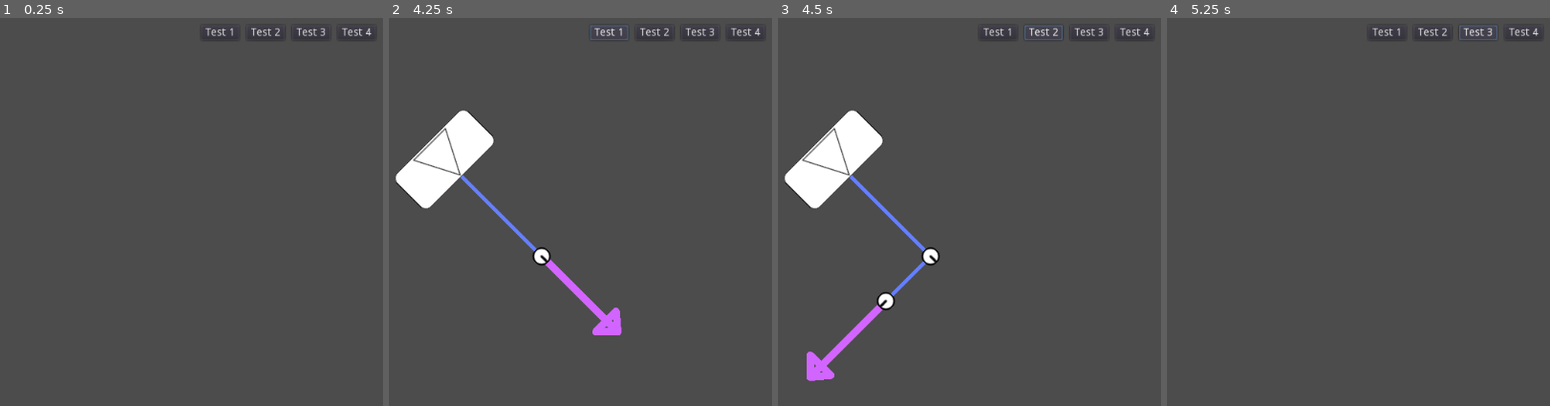
Above: before the commit, frames 1-4 (left to right).
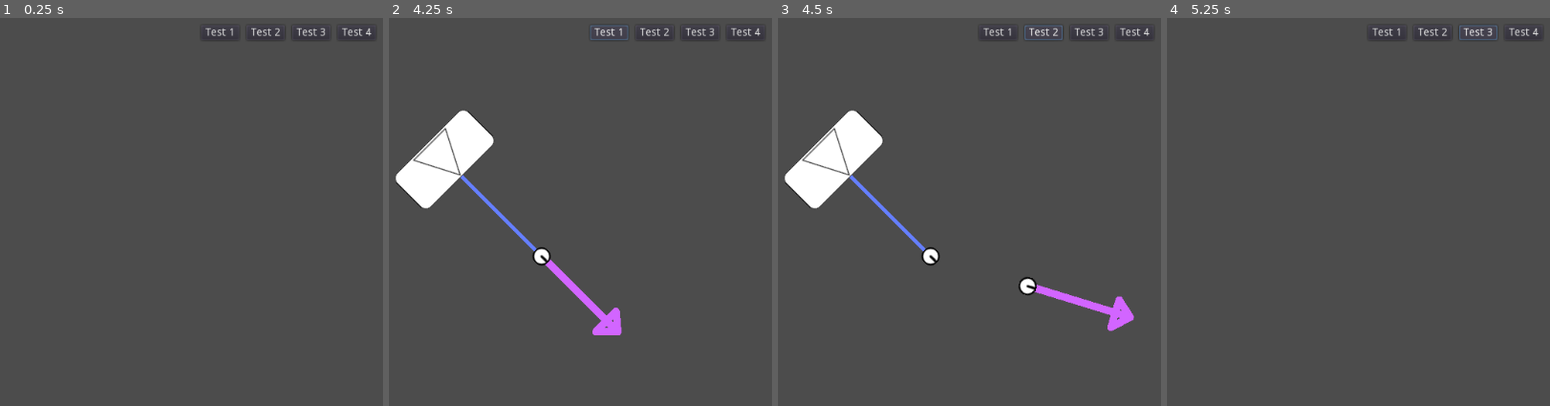
Above: after the commit, the same moments.

Repository: StStep/tatzelwurm-client
Game: Godot game, scene res://turn_component/battlefield_view/test_harness.tscn
Two runs of this game, one before a commit and one after it. Both use one fixed random seed, a clock stepped at 60 frames per second and the inputs below.
Inputs:
- Up to frame 1 (0.25 s): no input
- Up to frame 2 (4.25 s): click "Test 1" at 0.5 s; click "Test 2" at 1.25 s; click "Test 3" at 2 s; click "Test 4" at 2.75 s; click "Test 1" at 3.5 s
- Up to frame 3 (4.5 s): click "Test 2" at 4.25 s
- Up to frame 4 (5.25 s): click "Test 3" at 5 s

Frames 1-2 are identical in both runs. In frame 3, 2.1% of the frame differs, in the area x 7-94%, y 62-94%; in frame 4, nothing differs.

Commit message:
Started adding ARC battlefield view display

Diff:
--- a/bgg/turn_component/battlefield_view/battlefield_view.gd
+++ b/bgg/turn_component/battlefield_view/battlefield_view.gd
@@ -36,7 +36,7 @@
 	inst.move_ind.visible = DEFAULT_EOT_MV_EN
 	_update_eot_move(ref)
 
-# Params = annotation, gdir, visible
+# Params = annotation, gdir, visible, arc
 func add_cmd(ref, lpos, params = {}):
 	if not _unit_queues.has(ref):
 		print('WARNING: Unknown _unit_queues ref %s' % [ref])
@@ -61,7 +61,10 @@
 	# Path
 	var inst_p = path_node.instance()
 	inst_n.add_child(inst_p)
-	inst_p.points = PoolVector2Array([inst_p.to_local(par.global_position), Vector2(0, 0)])
+	if 'arc' in params and params['arc']:
+		pass # TODO
+	else:
+		inst_p.set_line(inst_p.to_local(par.global_position), Vector2(0, 0))
 	_update_eot_move(ref)
 
 func display_eot_move(ref, en):
--- a/bgg/turn_component/battlefield_view/path.gd
+++ b/bgg/turn_component/battlefield_view/path.gd
@@ -2,3 +2,10 @@
 
 func _ready():
 	pass
+
+func set_line(start, end):
+	points = PoolVector2Array([start, end])
+
+# TODO Determine params and hookinto battlefield_view
+func set_arc(start, end, gdir):
+	pass
--- a/bgg/turn_component/battlefield_view/test_harness.gd
+++ b/bgg/turn_component/battlefield_view/test_harness.gd
@@ -144,8 +144,7 @@
 	yield()
 
 	# Add Arc
-	# TODO
-	battlefield_view.add_cmd(unit_ref, Vector2(-60,60))
+	battlefield_view.add_cmd(unit_ref, Vector2(130, 40), {'arc' : true})
 	yield()
 
 	print('Completed Test Four')
